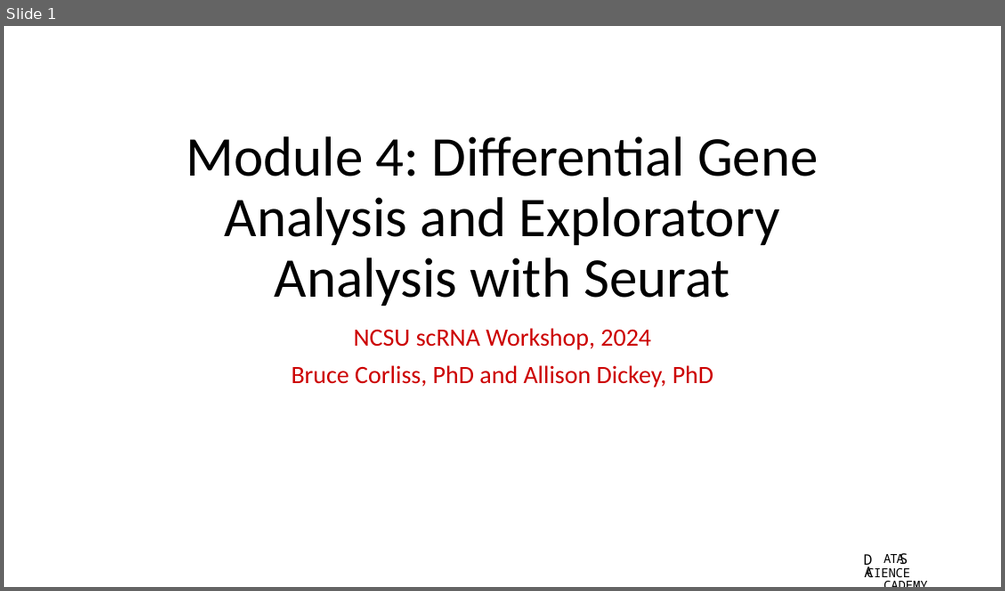
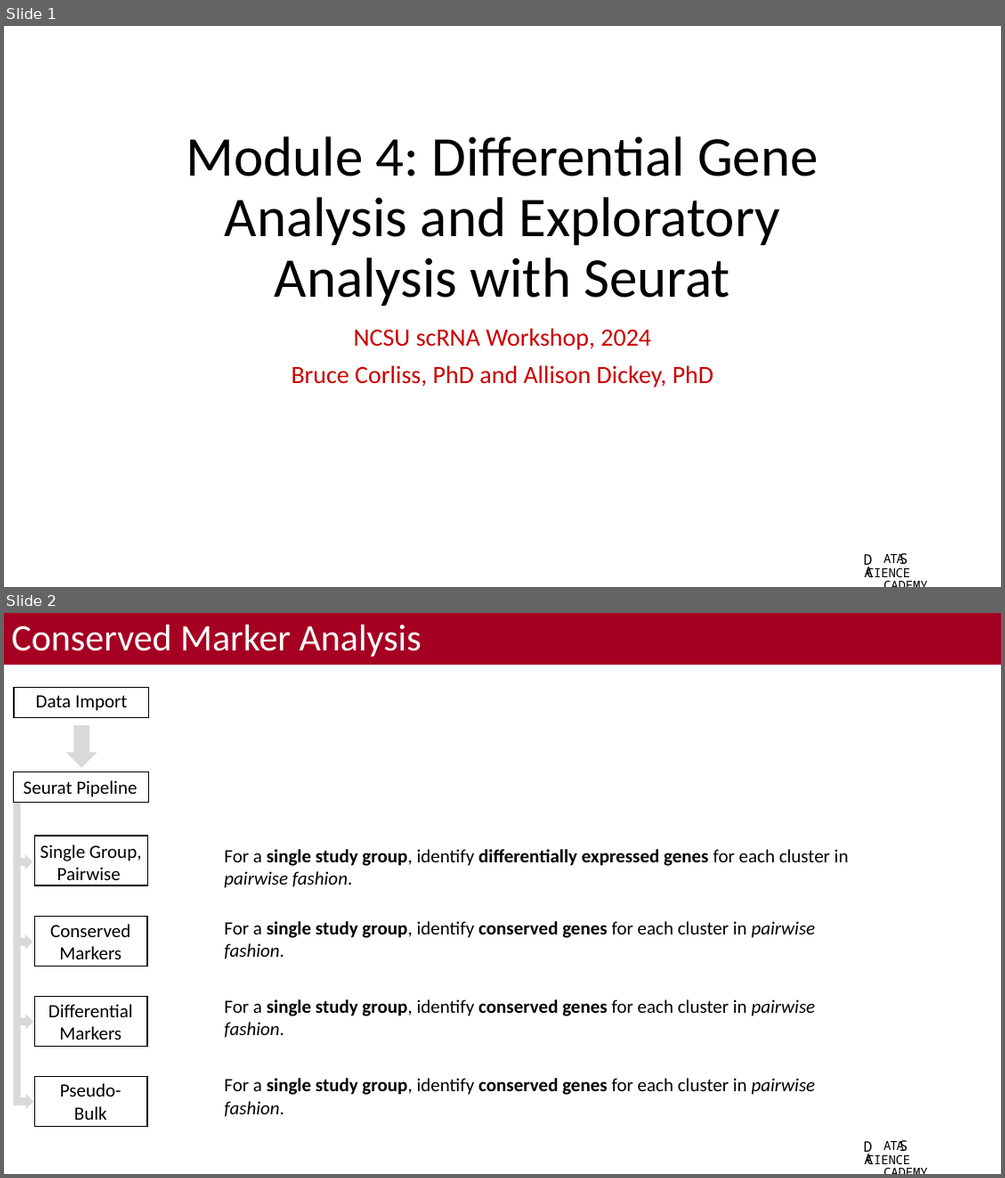
Before and after one commit to bacorli2/scrna_workshop, a slide deck: M5_Seurat_DGE_and_Exploratory/M5_Seurat_DGE_Exploratory.pptx. Shown one above the other, each under a label of ours: slide 1 before the commit, slides 1 and 2 after it. The pictures are 1005x591 and 1005x1178 pixels, drawn with LibreOffice and Linux fonts; fonts in the diff are those of the drawing; background and template pictures are left out. Boxes give left, top, right and bottom in pixels: in the first picture for what was removed or moved away, otherwise in the second. Text is boxed around its words. In the diff, an @@ line names an element or a change of style, - is before the commit and + after.

Commit message:
Finished differential pseudobulk code and slides.

```diff
--- a/M5_Seurat_DGE_and_Exploratory/M5_Seurat_DGE_Exploratory.pptx
+++ b/M5_Seurat_DGE_and_Exploratory/M5_Seurat_DGE_Exploratory.pptx
@@ slide 2 added at <box>4,613,1001,1174</box>, background #FFFFFF; not listed: 4 template elements that a slide beside it also shows @@
@@ title added at <box>4,613,1001,665</box>, fill #A50021, 36 pt, text #FFFFFF @@
+Conserved Marker Analysis
@@ rectangle added at <box>14,687,148,717</box>, outline #000000 1 pt @@
@@ text added at <box>36,695,127,711</box>, 18 pt, text #000000 @@
+Data Import
@@ down arrow added at <box>66,725,97,768</box>, fill #D9D9D9 @@
@@ rectangle added at <box>13,772,148,803</box>, outline #000000 1 pt @@
@@ text added at <box>24,780,137,797</box>, 18 pt, text #000000 @@
+Seurat Pipeline
@@ freeform shape added at <box>13,803,20,1105</box>, fill #D9D9D9 @@
@@ rectangle added at <box>34,835,147,886</box>, outline #000000 1 pt @@
@@ text added at <box>40,844,142,885</box>, 18 pt, text #000000 @@
+Single Group, Pairwise
@@ text added at <box>224,849,849,888</box>, 18 pt, text #000000 @@
+For a single study group, identify differentially expressed genes for each cluster in pairwise fashion.
@@ down arrow added at <box>13,854,32,869</box>, fill #D9D9D9 @@
@@ rectangle added at <box>34,916,147,966</box>, outline #000000 1 pt @@
@@ text added at <box>50,924,130,959</box>, 18 pt, text #000000 @@
+Conserved Markers
@@ text added at <box>224,921,816,959</box>, 18 pt, text #000000 @@
+For a single study group, identify conserved genes for each cluster in pairwise fashion.
@@ down arrow added at <box>13,934,32,949</box>, fill #D9D9D9 @@
@@ rectangle added at <box>34,997,147,1046</box>, outline #000000 1 pt @@
@@ text added at <box>48,1004,133,1039</box>, 18 pt, text #000000 @@
+Differential
+Markers
@@ text added at <box>224,999,816,1038</box>, 18 pt, text #000000 @@
+For a single study group, identify conserved genes for each cluster in pairwise fashion.
@@ down arrow added at <box>14,1013,33,1029</box>, fill #D9D9D9 @@
@@ rectangle added at <box>34,1076,147,1126</box>, outline #000000 1 pt @@
@@ text added at <box>60,1083,121,1119</box>, 18 pt, text #000000 @@
+Pseudo-
+Bulk
@@ text added at <box>224,1078,816,1117</box>, 18 pt, text #000000 @@
+For a single study group, identify conserved genes for each cluster in pairwise fashion.
@@ down arrow added at <box>14,1094,33,1109</box>, fill #D9D9D9 @@
```
Also in this commit, not shown: 4 slides changed, 2 other slides added, 1 other file.
